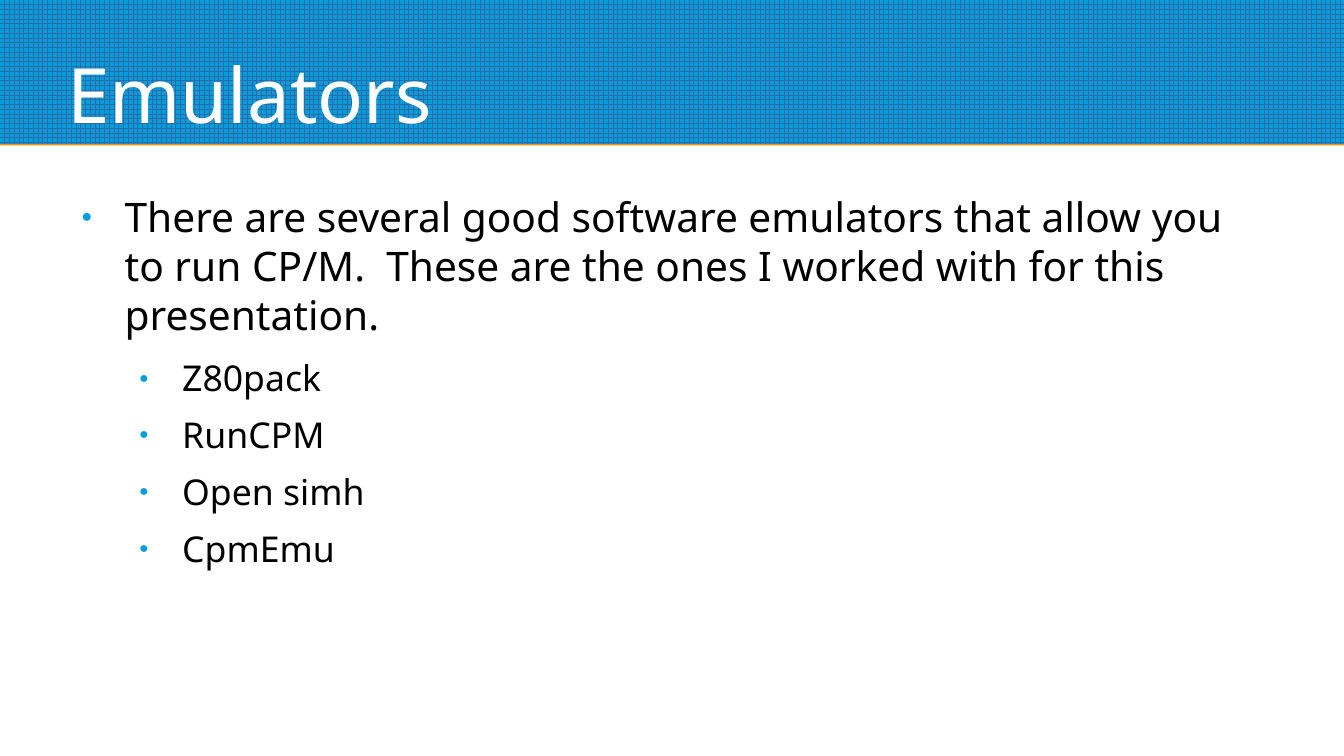
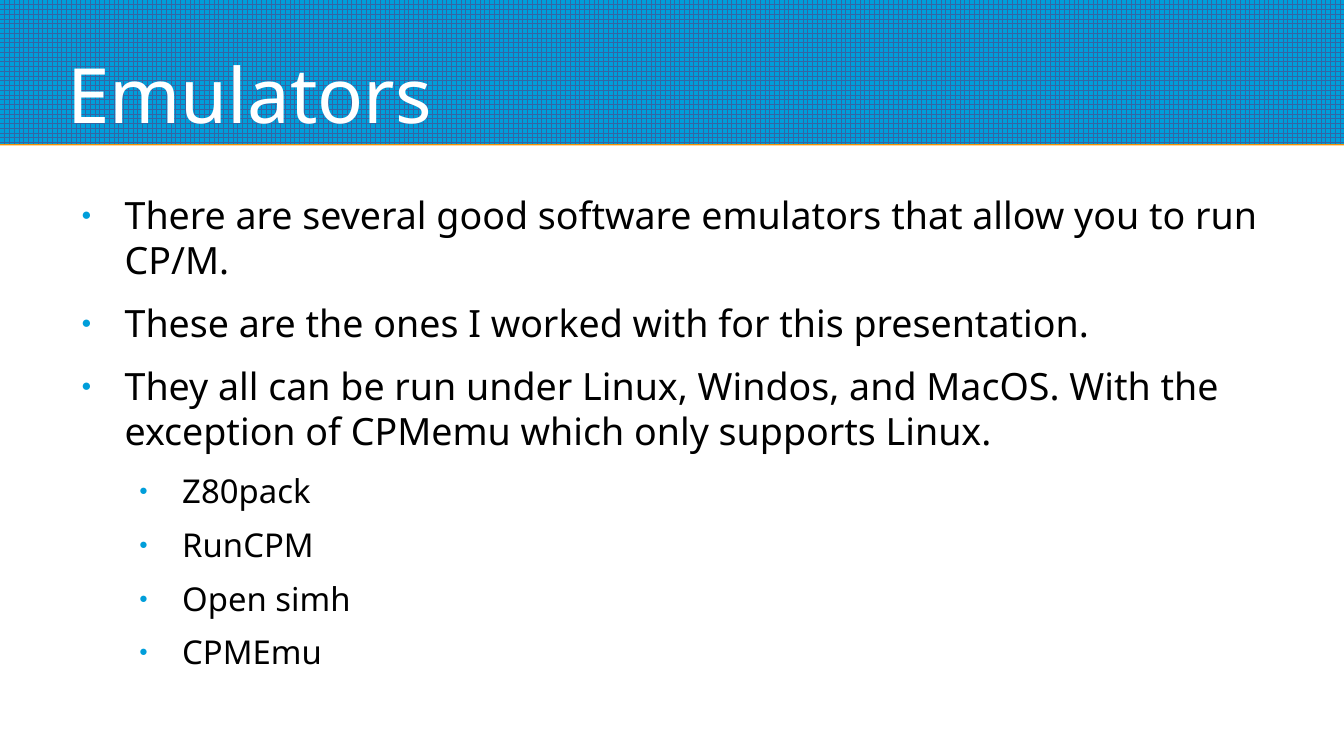
Before and after one commit to mggates39/Programming-With-CPM, a slide deck: slide 49 of CPM_Programming_Slides.odp (slide 48 before the commit). Drawn at 1344x756 pixels with LibreOffice and Linux fonts; fonts in the diff are those of the drawing. Boxes give left, top, right and bottom in pixels: in the first picture for what was removed or moved away, otherwise in the second. Text is boxed around its words. In the diff, an @@ line names an element or a change of style, - is before the commit and + after.

```diff
--- a/CPM_Programming_Slides.odp
+++ b/CPM_Programming_Slides.odp
@@ text at [125,200,1257,454]: text changed; size 24 to 22.2 pt @@
-● There are several good software emulators that allow you to run CP/M. These are the ones I worked with for this presentation.
+● There are several good software emulators that allow you to run CP/M.
+● These are the ones I worked with for this presentation.
+● They all can be run under Linux, Windos, and MacOS. With the exception of CPMemu which only supports Linux.
@@ text at [182,478,350,619]: size 21 to 19.4 pt in "Z80pack", "RunCPM", "Open simh" @@
@@ text at [182,640,322,665]: text changed; size 21 to 19.4 pt @@
-  ● CpmEmu
+  ● CPMEmu
```
Also in this commit, not shown: 2 slides added, 1 slide removed.
